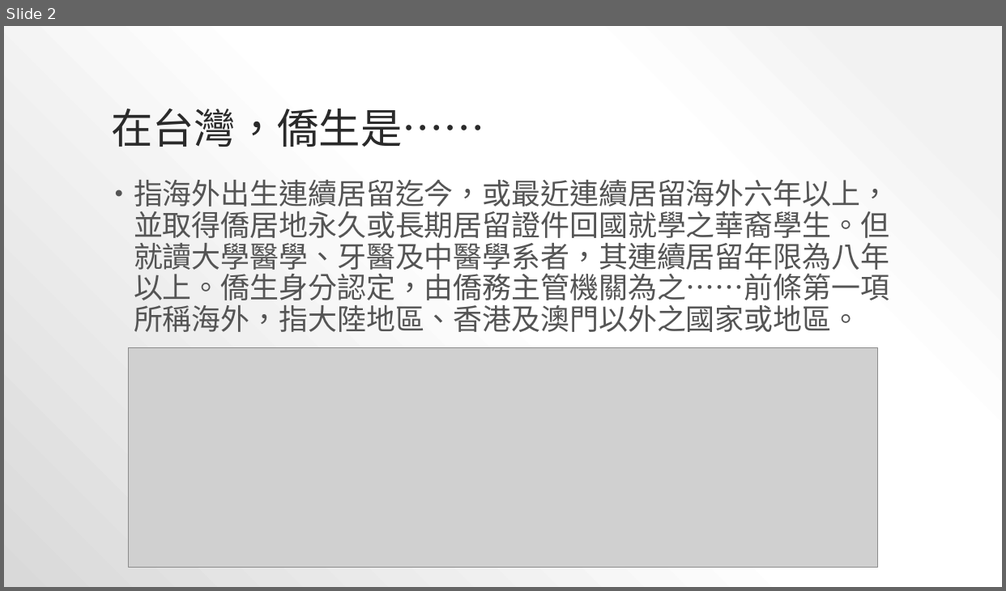
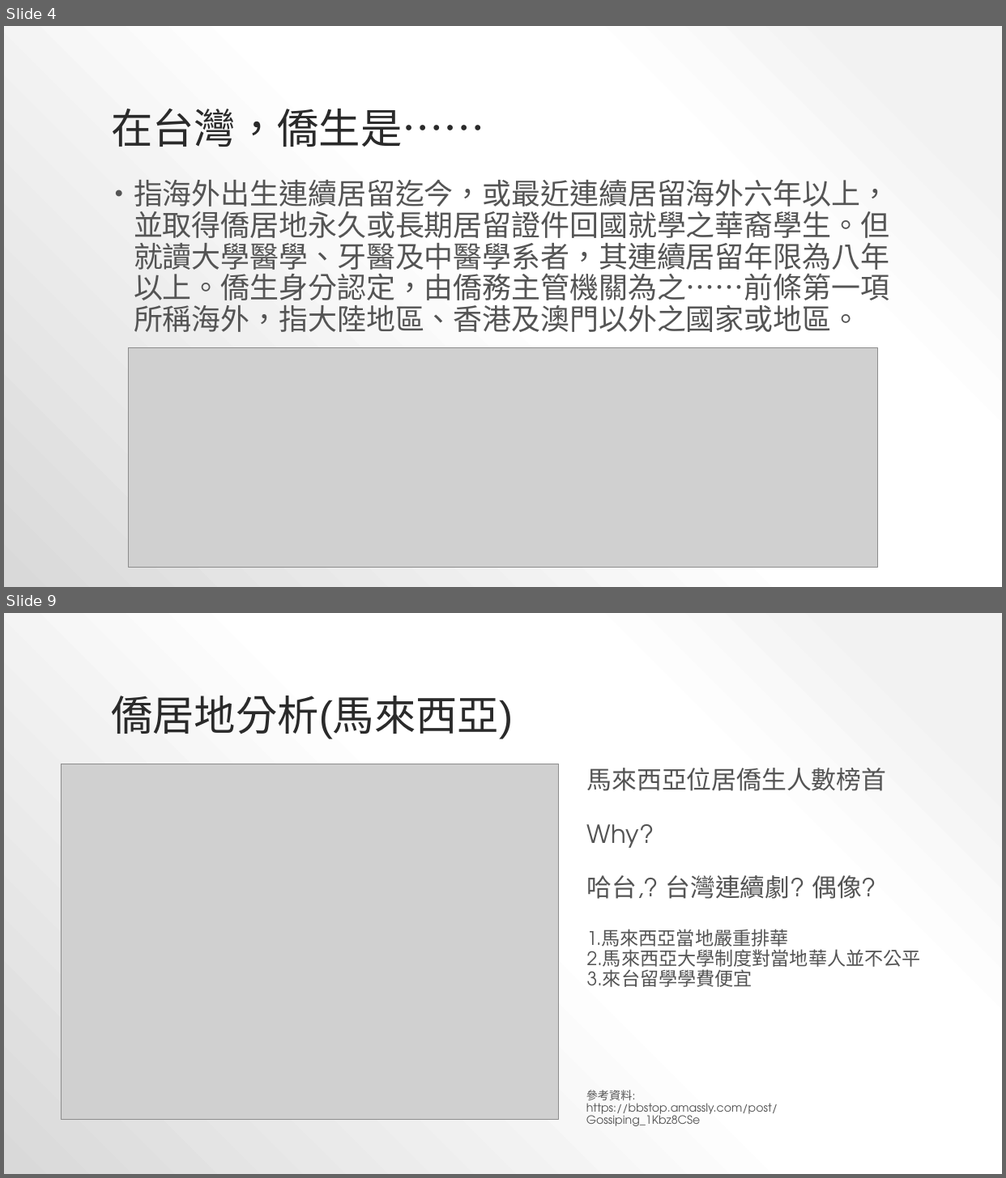
Before and after one commit to YeungSaoIan/CGUIM_BigData_FinalReport-B0344122, a slide deck: FinalReportPPT.pptx. Shown one above the other, each under a label of ours: slide 2 before the commit, slides 4 and 9 after it; the slides between them are not shown. The pictures are 1006x591 and 1006x1178 pixels, drawn with LibreOffice and Linux fonts; fonts in the diff are those of the drawing; grey boxes stand for pictures. Boxes give left, top, right and bottom in pixels: in the first picture for what was removed or moved away, otherwise in the second. Text is boxed around its words. In the diff, an @@ line names an element or a change of style, - is before the commit and + after.

```diff
--- a/FinalReportPPT.pptx
+++ b/FinalReportPPT.pptx
@@ slide 9 added at <box>4,613,1002,1174</box>, background gradient #F2F2F2 to #FFFFFF to #D9D9D9 @@
@@ title added at <box>111,696,513,739</box>, 40 pt, text #2A2A2A @@
+僑居地分析(馬來西亞)
@@ picture added at <box>61,764,559,1120</box> @@
@@ text added at <box>587,768,921,987</box>, 18 pt, text #545454 @@
+馬來西亞位居僑生人數榜首
+Why?
+哈台,? 台灣連續劇? 偶像?
+1.馬來西亞當地嚴重排華
+2.馬來西亞大學制度對當地華人並不公平
+3.來台留學學費便宜
@@ text added at <box>586,1090,778,1127</box>, 11 pt, text #545454 @@
+參考資料:
+https://bbstop.amassly.com/post/Gossiping_1Kbz8CSe
@@ what was slide 2 is now slide 4 @@
```
Also in this commit, not shown: 12 other slides added, 8 slides removed, 21 other files.
